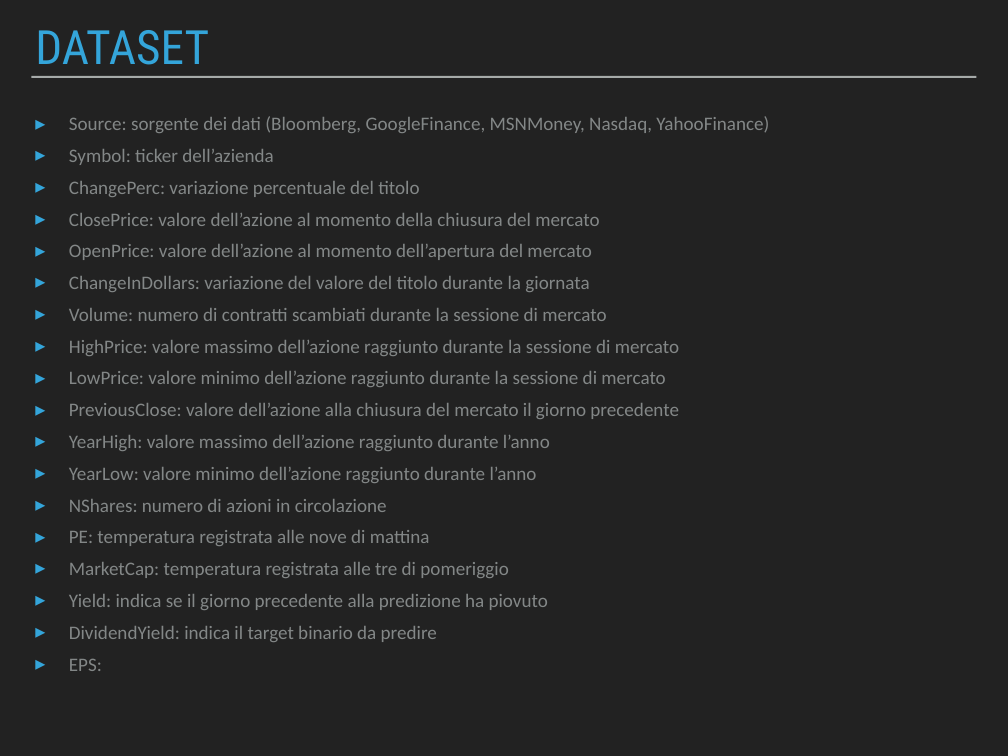
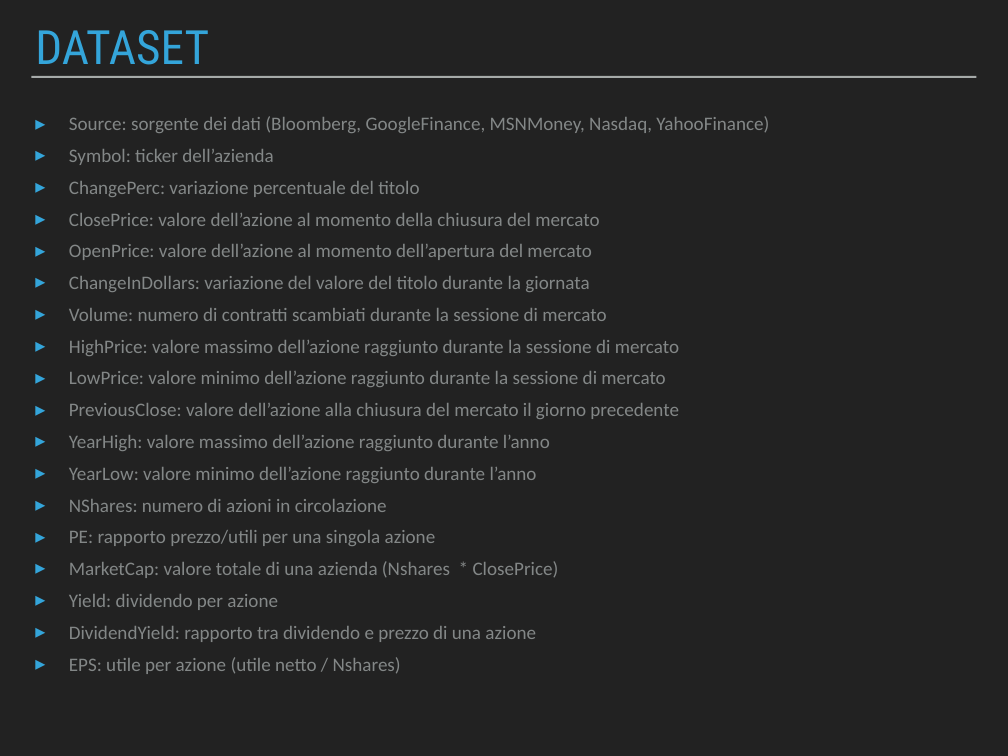
Before and after one commit to Beltra97/Unimib_ArchitettureDati, a slide deck: slide 5 of PresentazionePowerPoint.pptx. Drawn at 1008x756 pixels with LibreOffice and Linux fonts; fonts in the diff are those of the drawing. Boxes give left, top, right and bottom in pixels: in the first picture for what was removed or moved away, otherwise in the second. Text is boxed around its words. In the diff, an @@ line names an element or a change of style, - is before the commit and + after.

```diff
--- a/PresentazionePowerPoint.pptx
+++ b/PresentazionePowerPoint.pptx
@@ text at [69,530,559,674]: text changed @@
-▸ PE: temperatura registrata alle nove di mattina
-▸ MarketCap: temperatura registrata alle tre di pomeriggio
-▸ Yield: indica se il giorno precedente alla predizione ha piovuto
-▸ DividendYield: indica il target binario da predire
-▸ EPS:
+▸ PE: rapporto prezzo/utili per una singola azione
+▸ MarketCap: valore totale di una azienda (Nshares * ClosePrice)
+▸ Yield: dividendo per azione
+▸ DividendYield: rapporto tra dividendo e prezzo di una azione
+▸ EPS: utile per azione (utile netto / Nshares)
```
Also in this commit, not shown: 1 other slide changed, 1 slide added.
